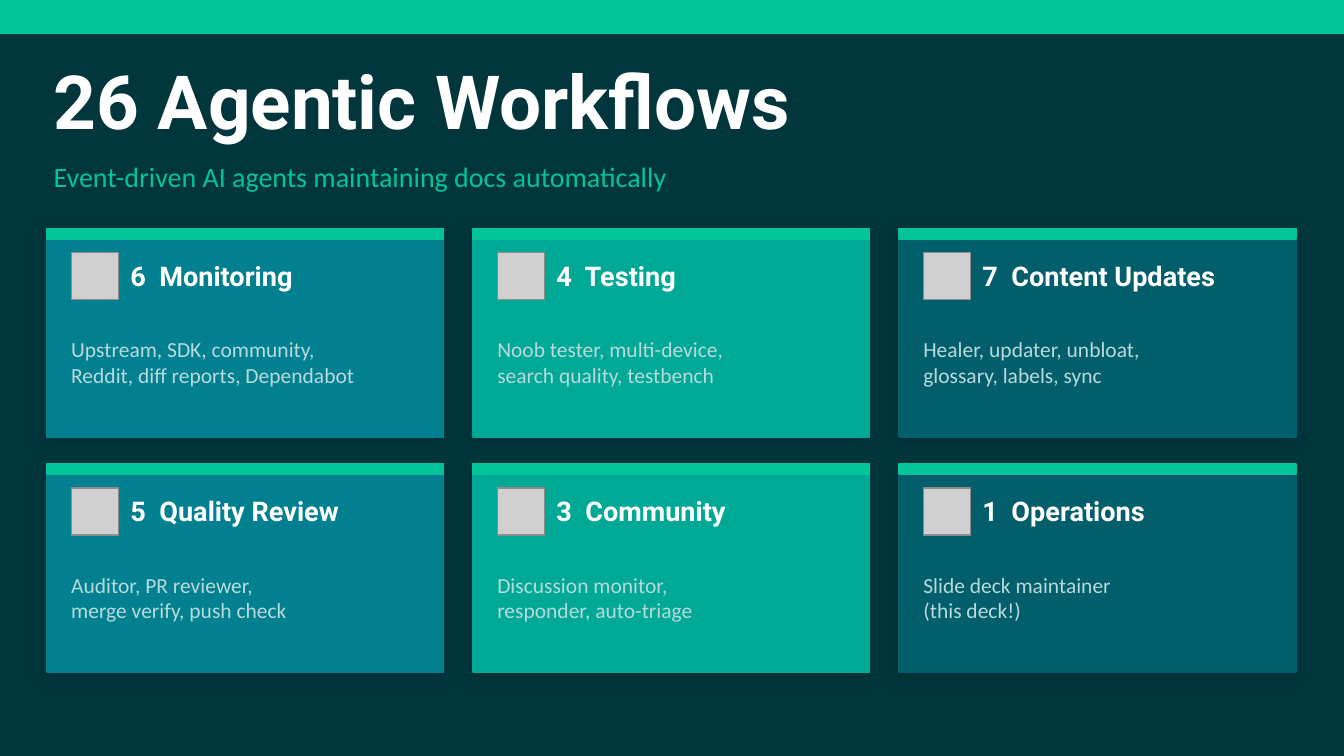
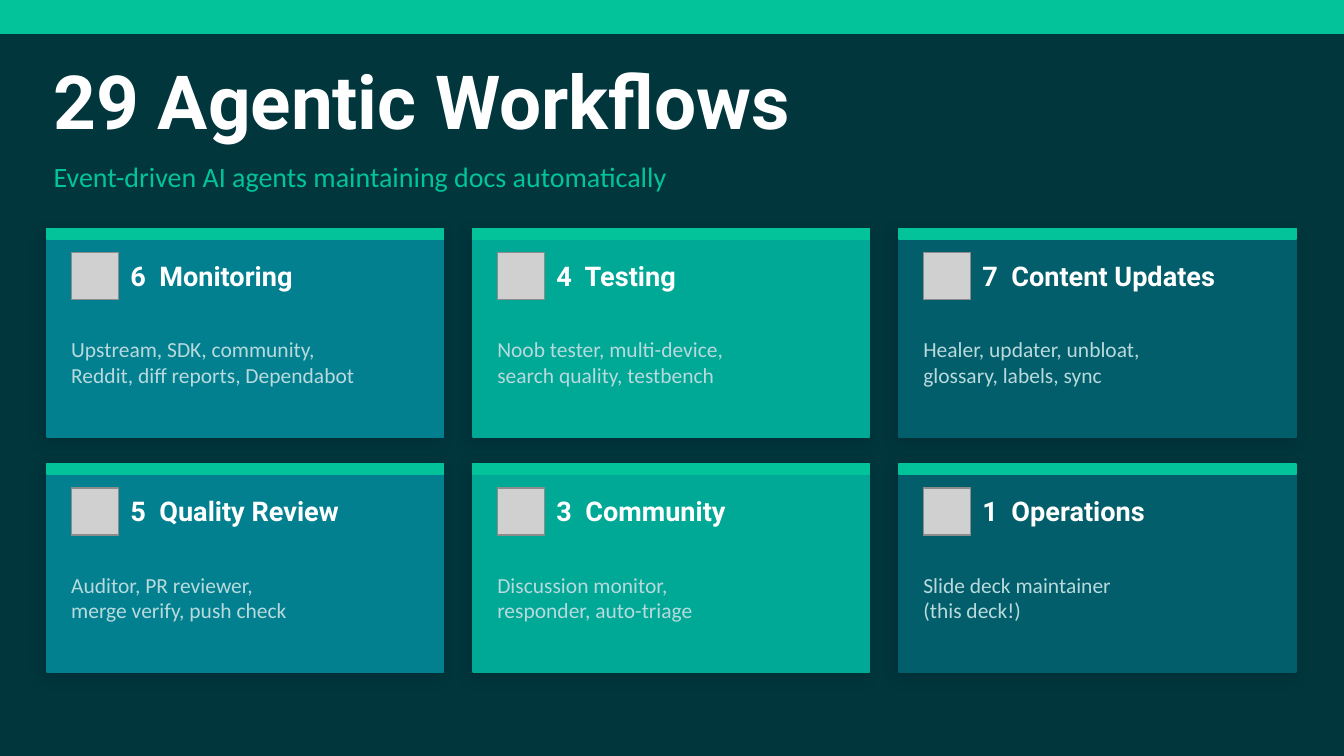
Before and after one commit to nicholasdbrady/foundry-docs, a slide deck: slide 5 of slides/foundry-docs-overview.pptx. Drawn at 1344x756 pixels with LibreOffice and Linux fonts; fonts in the diff are those of the drawing; grey boxes stand for pictures. Boxes give left, top, right and bottom in pixels: in the first picture for what was removed or moved away, otherwise in the second. Text is boxed around its words. In the diff, an @@ line names an element or a change of style, - is before the commit and + after.

```diff
--- a/slides/foundry-docs-overview.pptx
+++ b/slides/foundry-docs-overview.pptx
@@ text at [54,72,789,145]: text changed @@
-26 Agentic Workflows
+29 Agentic Workflows
```
Also in this commit, not shown: 7 other slides changed, 1 other file.
